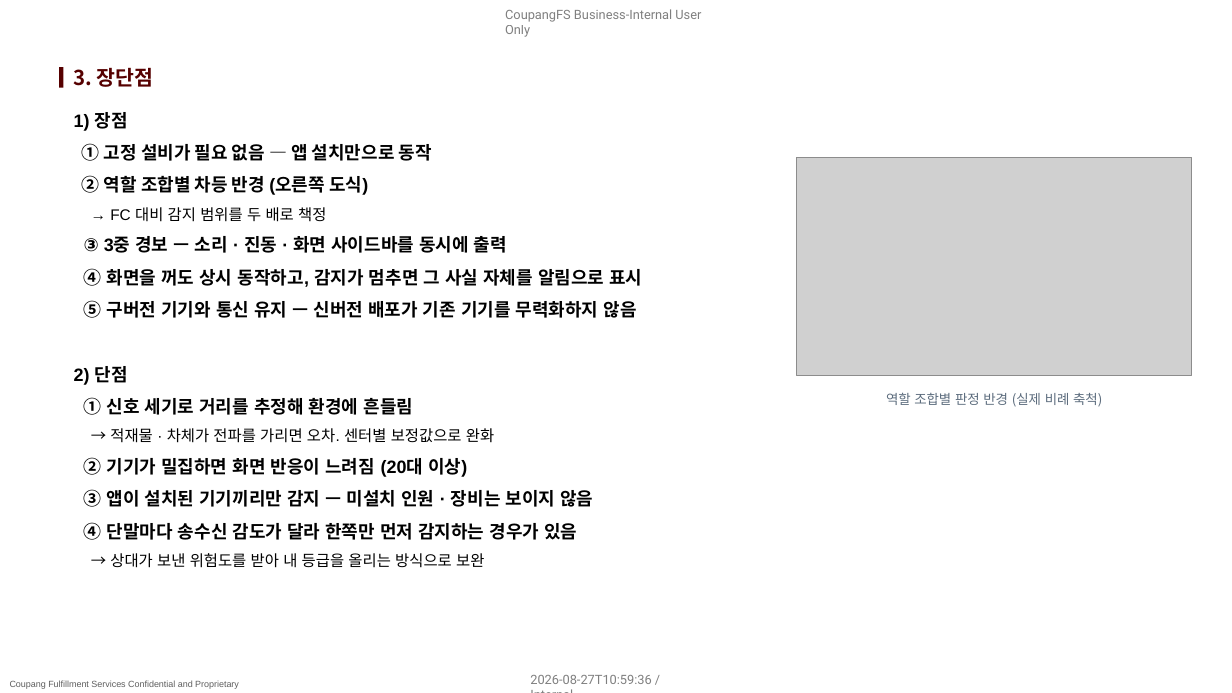
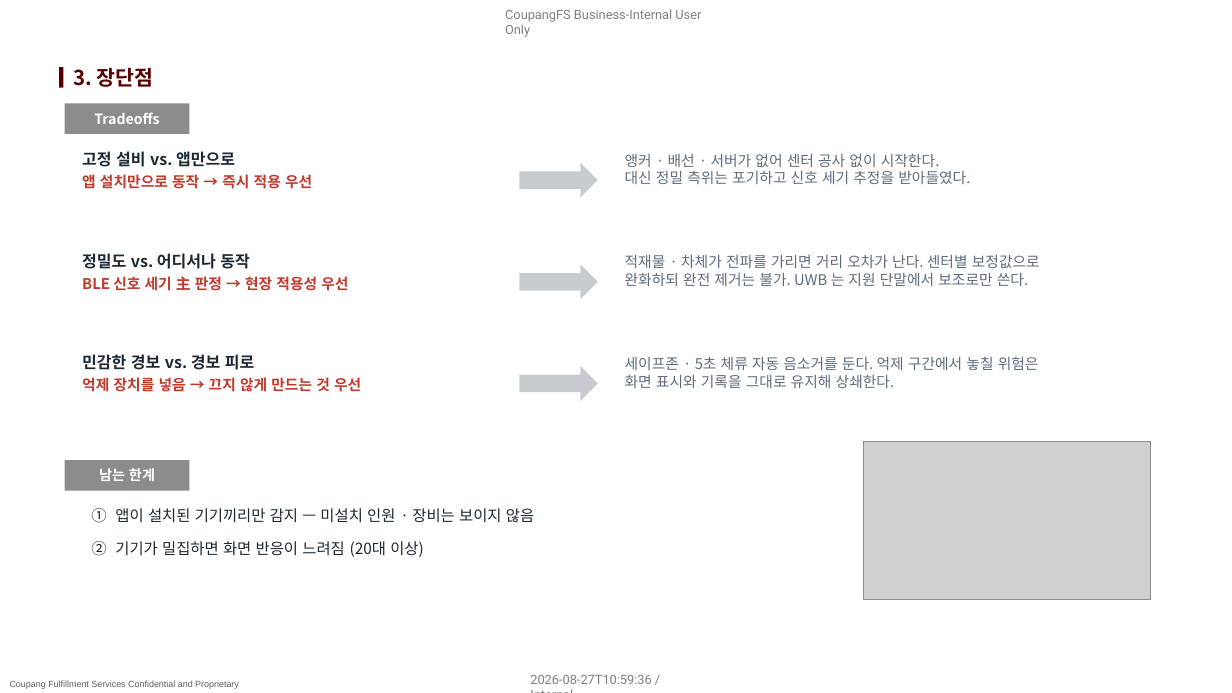
Before and after one commit to pslymzero-cyber/SafeAlert, a slide deck: slide 5 of docs/presentation/company_form/SafeAlert_보고_2026.08.pptx. Drawn at 1232x693 pixels with LibreOffice and Linux fonts; fonts in the diff are those of the drawing; grey boxes stand for pictures; background and template pictures are left out. Boxes give left, top, right and bottom in pixels: in the first picture for what was removed or moved away, otherwise in the second. Text is boxed around its words. In the diff, an @@ line names an element or a change of style, - is before the commit and + after.

```diff
--- a/docs/presentation/company_form/SafeAlert_보고_2026.08.pptx
+++ b/docs/presentation/company_form/SafeAlert_보고_2026.08.pptx
@@ rectangle added at bbox=[65, 104, 189, 134], fill #8C8C8C, 11 pt, text #FFFFFF, bold @@
+Tradeoffs
@@ text removed at bbox=[74, 112, 642, 568] @@
-1) 장점
-① 고정 설비가 필요 없음 — 앱 설치만으로 동작
-② 역할 조합별 차등 반경 (오른쪽 도식)
-→ FC 대비 감지 범위를 두 배로 책정
-③ 3중 경보 — 소리 · 진동 · 화면 사이드바를 동시에 출력
-④ 화면을 꺼도 상시 동작하고, 감지가 멈추면 그 사실 자체를 알림으로 표시
-⑤ 구버전 기기와 통신 유지 — 신버전 배포가 기존 기기를 무력화하지 않음
-2) 단점
-① 신호 세기로 거리를 추정해 환경에 흔들림
-→ 적재물 · 차체가 전파를 가리면 오차. 센터별 보정값으로 완화
-② 기기가 밀집하면 화면 반응이 느려짐 (20대 이상)
-③ 앱이 설치된 기기끼리만 감지 — 미설치 인원 · 장비는 보이지 않음
-④ 단말마다 송수신 감도가 달라 한쪽만 먼저 감지하는 경우가 있음
-→ 상대가 보낸 위험도를 받아 내 등급을 올리는 방식으로 보완
@@ text at bbox=[82, 151, 312, 189]: text changed; size 10.5 to 11.5 pt; text colour #5D6D7E to #C0392B; bold on @@
-역할 조합별 판정 반경 (실제 비례 축척)
+고정 설비 vs. 앱만으로
+앱 설치만으로 동작 → 즉시 적용 우선
@@ right arrow added at bbox=[519, 163, 598, 198], fill #C7CCD1 @@
@@ text added at bbox=[625, 154, 970, 184], 11.5 pt, text #5D6D7E @@
+앵커 · 배선 · 서버가 없어 센터 공사 없이 시작한다.
+대신 정밀 측위는 포기하고 신호 세기 추정을 받아들였다.
@@ text added at bbox=[82, 253, 348, 291], 11.5 pt, text #C0392B, bold @@
+정밀도 vs. 어디서나 동작
+BLE 신호 세기 主 판정 → 현장 적용성 우선
@@ right arrow added at bbox=[519, 264, 598, 299], fill #C7CCD1 @@
@@ text added at bbox=[625, 255, 1040, 286], 11.5 pt, text #5D6D7E @@
+적재물 · 차체가 전파를 가리면 거리 오차가 난다. 센터별 보정값으로
+완화하되 완전 제거는 불가. UWB 는 지원 단말에서 보조로만 쓴다.
@@ text added at bbox=[82, 354, 361, 392], 11.5 pt, text #C0392B, bold @@
+민감한 경보 vs. 경보 피로
+억제 장치를 넣음 → 끄지 않게 만드는 것 우선
@@ text added at bbox=[625, 356, 1039, 388], 11.5 pt, text #5D6D7E @@
+세이프존 · 5초 체류 자동 음소거를 둔다. 억제 구간에서 놓칠 위험은
+화면 표시와 기록을 그대로 유지해 상쇄한다.
@@ right arrow added at bbox=[519, 366, 598, 401], fill #C7CCD1 @@
@@ picture: place and size @@
-picture at bbox=[797, 157, 1192, 375]
+picture at bbox=[864, 442, 1151, 600]
@@ rectangle added at bbox=[65, 460, 189, 491], fill #8C8C8C, 11 pt, text #FFFFFF, bold @@
+남는 한계
@@ text added at bbox=[91, 508, 534, 523], 12 pt, text #1C2833 @@
+① 앱이 설치된 기기끼리만 감지 — 미설치 인원 · 장비는 보이지 않음
@@ text added at bbox=[91, 541, 424, 557], 12 pt, text #1C2833 @@
+② 기기가 밀집하면 화면 반응이 느려짐 (20대 이상)
```
Also in this commit, not shown: 5 other slides changed, 4 other files.
